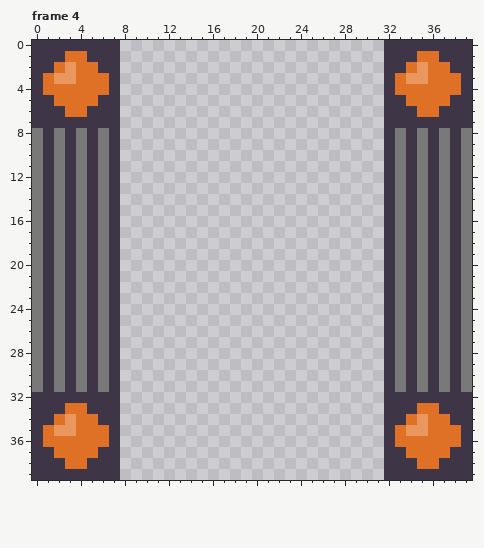
Two versions of one pixel-art file, textures/belt.aseprite. Above is the file before it was changed.
40x40 pixels, 4 frames. Shown: frame 4. The commit also changed other frames, which this record leaves out.
The same view after the edit:
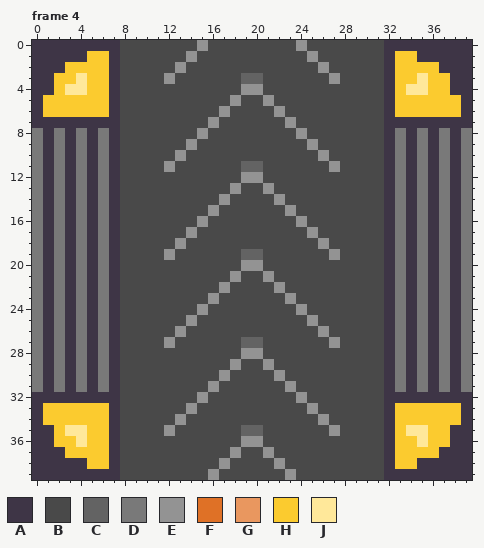
Palette (. is transparent): A #3e3546  B #494949  C #636363  D #797979  E #939393  F #df7126  G #e9975f  H #fbcb2f  J #ffe89a
Log entry: [textures] improved belt choice texture
The exact change:
layer "belt" now shown
layer "choice_highlight" now hidden
Frame 4:
y 0: x 8..31 ........................ -> BBBBBBBEBBBBBBBBEBBBBBBB
y 1: x 3..6 FFAA -> AAHH; x 8..31 ........................ -> BBBBBBEBBBBBBBBBBEBBBBBB; x 33..36 AAFF -> HHAA
y 2: x 2..6 FGFFA -> AHHHH; x 8..31 ........................ -> BBBBBEBBBBBBBBBBBBEBBBBB; x 33..37 AFGFF -> HHHHA
y 3: x 1..6 FGGFFF -> AHHJHH; x 8..31 ........................ -> BBBBEBBBBBBCCBBBBBBEBBBB; x 33..38 FGGFFF -> HHJHHA
y 4: x 1..6 FFFFFF -> AHJJHH; x 8..31 ........................ -> BBBBBBBBBBBEEBBBBBBBBBBB; x 33..38 FFFFFF -> HJJHHA
y 5: x 1..6 AFFFFA -> HHHHHH; x 8..31 ........................ -> BBBBBBBBBBEBBEBBBBBBBBBB; x 33..38 AFFFFA -> HHHHHH
y 6: x 1..6 AAFFAA -> HHHHHH; x 8..31 ........................ -> BBBBBBBBBEBBBBEBBBBBBBBB; x 33..38 AAFFAA -> HHHHHH
y 7: x 8..31 ........................ -> BBBBBBBBEBBBBBBEBBBBBBBB
y 8: x 8..31 ........................ -> BBBBBBBEBBBBBBBBEBBBBBBB
y 9: x 8..31 ........................ -> BBBBBBEBBBBBBBBBBEBBBBBB
y 10: x 8..31 ........................ -> BBBBBEBBBBBBBBBBBBEBBBBB
y 11: x 8..31 ........................ -> BBBBEBBBBBBCCBBBBBBEBBBB
y 12: x 8..31 ........................ -> BBBBBBBBBBBEEBBBBBBBBBBB
y 13: x 8..31 ........................ -> BBBBBBBBBBEBBEBBBBBBBBBB
y 14: x 8..31 ........................ -> BBBBBBBBBEBBBBEBBBBBBBBB
y 15: x 8..31 ........................ -> BBBBBBBBEBBBBBBEBBBBBBBB
y 16: x 8..31 ........................ -> BBBBBBBEBBBBBBBBEBBBBBBB
y 17: x 8..31 ........................ -> BBBBBBEBBBBBBBBBBEBBBBBB
y 18: x 8..31 ........................ -> BBBBBEBBBBBBBBBBBBEBBBBB
y 19: x 8..31 ........................ -> BBBBEBBBBBBCCBBBBBBEBBBB
y 20: x 8..31 ........................ -> BBBBBBBBBBBEEBBBBBBBBBBB
y 21: x 8..31 ........................ -> BBBBBBBBBBEBBEBBBBBBBBBB
y 22: x 8..31 ........................ -> BBBBBBBBBEBBBBEBBBBBBBBB
y 23: x 8..31 ........................ -> BBBBBBBBEBBBBBBEBBBBBBBB
y 24: x 8..31 ........................ -> BBBBBBBEBBBBBBBBEBBBBBBB
y 25: x 8..31 ........................ -> BBBBBBEBBBBBBBBBBEBBBBBB
y 26: x 8..31 ........................ -> BBBBBEBBBBBBBBBBBBEBBBBB
y 27: x 8..31 ........................ -> BBBBEBBBBBBCCBBBBBBEBBBB
y 28: x 8..31 ........................ -> BBBBBBBBBBBEEBBBBBBBBBBB
y 29: x 8..31 ........................ -> BBBBBBBBBBEBBEBBBBBBBBBB
y 30: x 8..31 ........................ -> BBBBBBBBBEBBBBEBBBBBBBBB
y 31: x 8..31 ........................ -> BBBBBBBBEBBBBBBEBBBBBBBB
y 32: x 8..31 ........................ -> BBBBBBBEBBBBBBBBEBBBBBBB
y 33: x 1..6 AAFFAA -> HHHHHH; x 8..31 ........................ -> BBBBBBEBBBBBBBBBBEBBBBBB; x 33..38 AAFFAA -> HHHHHH
y 34: x 1..6 AFGFFA -> HHHHHH; x 8..31 ........................ -> BBBBBEBBBBBBBBBBBBEBBBBB; x 33..38 AFGFFA -> HHHHHH
y 35: x 1..6 FGGFFF -> AHJJHH; x 8..31 ........................ -> BBBBEBBBBBBCCBBBBBBEBBBB; x 33..38 FGGFFF -> HJJHHA
y 36: x 1..6 FFFFFF -> AHHJHH; x 8..31 ........................ -> BBBBBBBBBBBEEBBBBBBBBBBB; x 33..38 FFFFFF -> HHJHHA
y 37: x 2..6 FFFFA -> AHHHH; x 8..31 ........................ -> BBBBBBBBBBEBBEBBBBBBBBBB; x 33..37 AFFFF -> HHHHA
y 38: x 3..6 FFAA -> AAHH; x 8..31 ........................ -> BBBBBBBBBEBBBBEBBBBBBBBB; x 33..36 AAFF -> HHAA
y 39: x 8..31 ........................ -> BBBBBBBBEBBBBBBEBBBBBBBB
Boxes around the changes in both pictures, in picture pixels (x1, y1, x2, y2):
changed: (43, 40, 461, 480)
